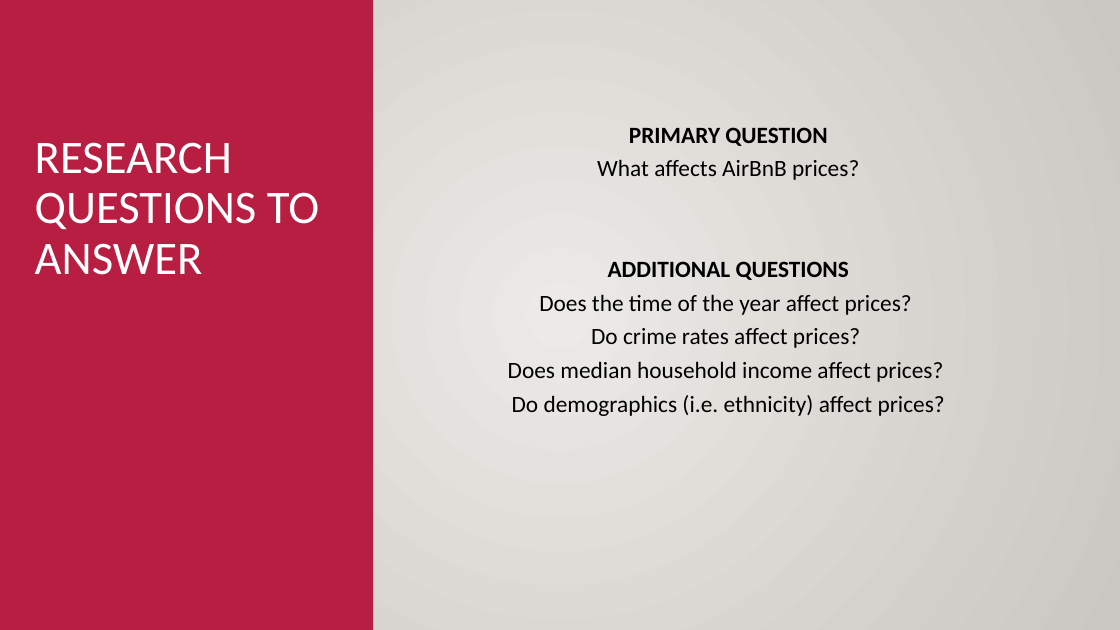
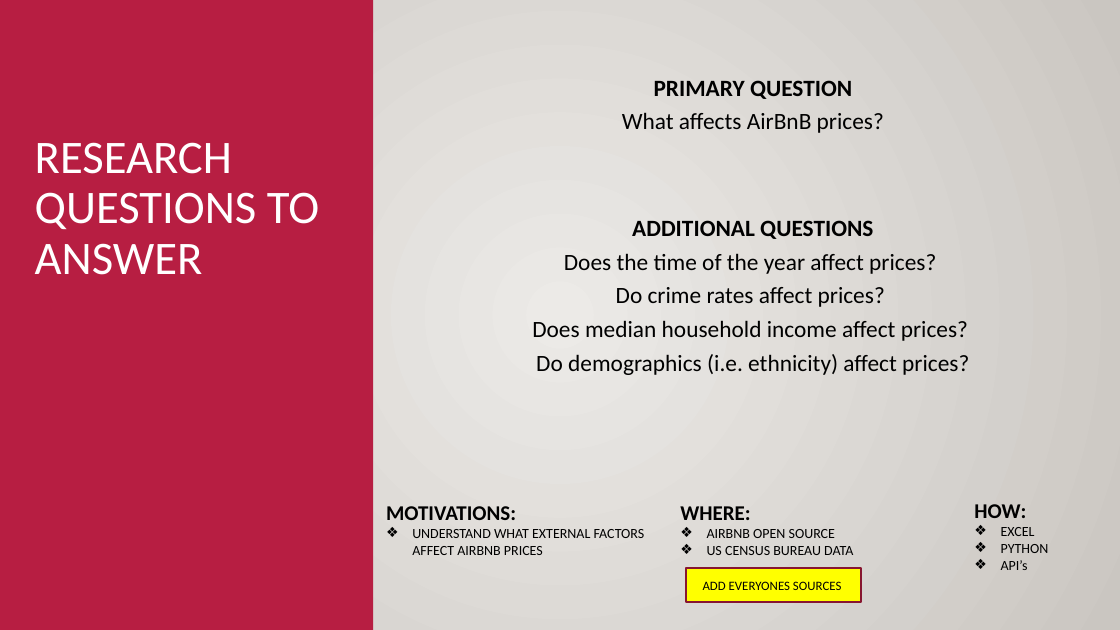
Before and after one commit to mjvillacresesn/Airbnb, a slide deck: slide 2 of AirBnB_HotSpots.pptx. Drawn at 1120x630 pixels with LibreOffice and Linux fonts; fonts in the diff are those of the drawing; grey boxes stand for pictures; background and template pictures are left out. Boxes give left, top, right and bottom in pixels: in the first picture for what was removed or moved away, otherwise in the second. Text is boxed around its words. In the diff, an @@ line names an element or a change of style, - is before the commit and + after.

```diff
--- a/AirBnB_HotSpots.pptx
+++ b/AirBnB_HotSpots.pptx
@@ text at box(532, 80, 969, 375): text changed @@
-PRIMARY QUESTION
-What affects AirBnB prices?
-ADDITIONAL QUESTIONS
-Does the time of the year affect prices?
-Do crime rates affect prices?
-Does median household income affect prices?
-Do demographics (i.e. ethnicity) affect prices?
+PRIMARY QUESTION
+What affects AirBnB prices?
+ADDITIONAL QUESTIONS
+Does the time of the year affect prices?
+Do crime rates affect prices?
+Does median household income affect prices?
+Do demographics (i.e. ethnicity) affect prices?
@@ text added at box(386, 506, 645, 555), 12 pt, text #000000 @@
+MOTIVATIONS:
+❖ UNDERSTAND WHAT EXTERNAL FACTORS AFFECT AIRBNB PRICES
@@ text added at box(680, 506, 853, 555), 12 pt, text #000000 @@
+WHERE:
+❖ AIRBNB OPEN SOURCE
+❖ US CENSUS BUREAU DATA
@@ text added at box(974, 504, 1049, 570), 12 pt, text #000000 @@
+HOW:
+❖ EXCEL
+❖ PYTHON
+❖ API’s
@@ rectangle added at box(686, 568, 860, 602), fill #FFFF00, outline #871631 1.25 pt, 11 pt, text #000000 @@
+ADD EVERYONES SOURCES
```
Also in this commit, not shown: 3 slides added, 8 slides removed.
